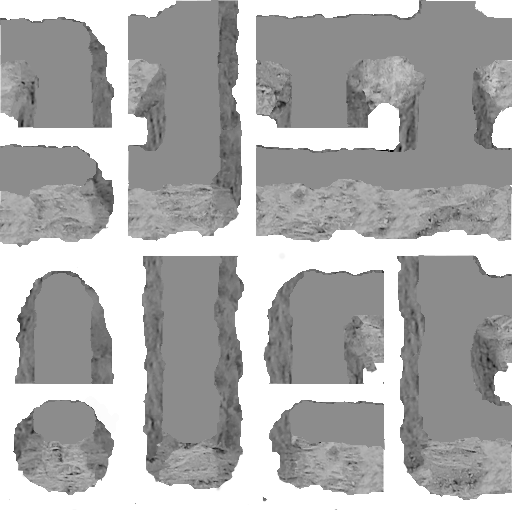
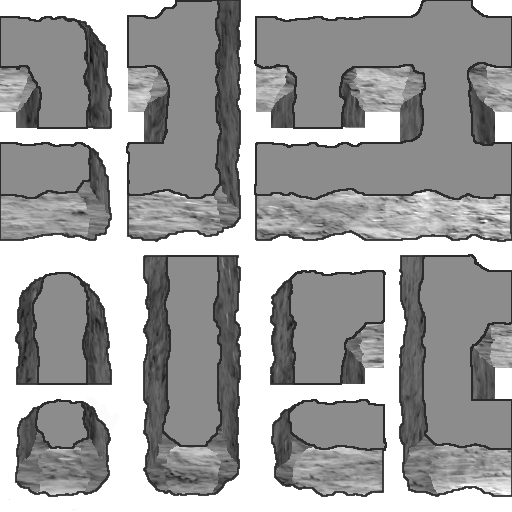
Layers edited between the first and the second 512 × 512 image:
added layer "minor outline" above "Major outline" over [0, 0, 512, 451]
added layer "Major outline" above "roof" over [0, 0, 512, 497]
added layer "roof" above "corners" over [0, 0, 512, 450]
added layer "corners" above "rock-front" over [16, 46, 508, 496]
added layer "rock-front" above "rock-right" over [0, 41, 512, 510]
added layer "rock-right" above "rock-left" over [0, 0, 512, 504]
moved "rock-left" above "minor outline-template", painted on it over [9, 56, 439, 504]
renamed "roof" to "roof-template", hid it, painted on it over [0, 0, 512, 450]
renamed "corners" to "corners-template", hid it, painted on it over [8, 46, 509, 496]
renamed "rock-front" to "rock-front-template", hid it, painted on it over [0, 41, 512, 510]
renamed "rock-right" to "rock-right-template", hid it, painted on it over [0, 0, 512, 504]
